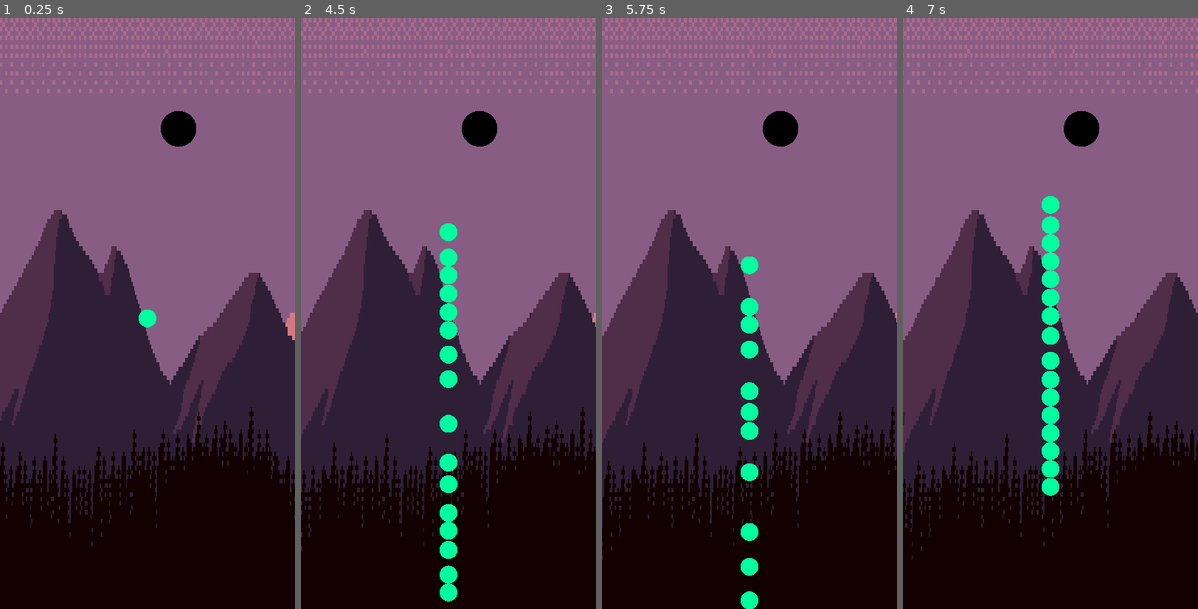
Above: before the commit, frames 1-4 (left to right).
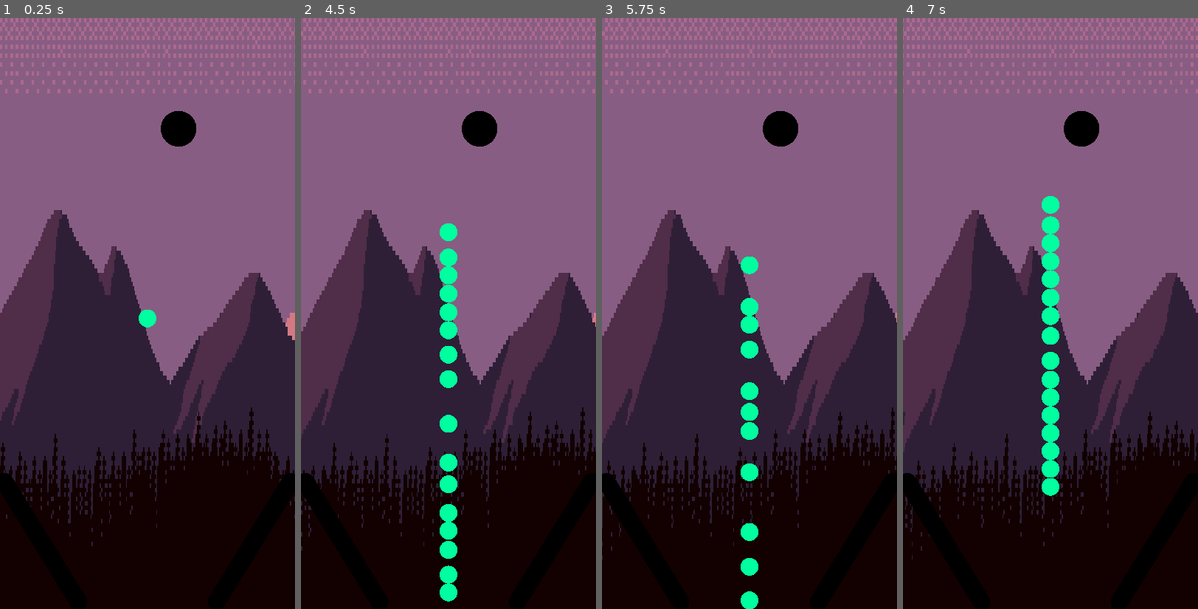
Above: after the commit, the same moments.

Repository: zodywoolsey/bounce
Game: Godot game, scene res://goalMode.tscn
Same seed, same stepped clock (60 frames per second), same inputs: the game is played once before the commit and once after it.
Inputs (mouse positions are in pixels of both pictures, inside the frame that each line leads up to):
- Up to frame 1 (0.25 s): no input
- Up to frame 2 (4.5 s): tap Enter (ui_accept) at 0.5, 0.77, 1.52, 3.02, 3.77 s; move the mouse to (513, 283) at 0.52 s; hold Right (ui_right) 0.53-1.28 s; move the mouse to (389, 343) at 1.27 s; hold Left (ui_left) 1.28-2.03 s; move the mouse to (478, 183) at 2.02 s; hold Right (ui_right) 2.03-3.53 s; move the mouse to (433, 431) at 2.77 s; move the mouse to (537, 402) at 3.52 s; hold Left (ui_left) from 3.53 s (still down); move the mouse to (360, 224) at 4.27 s
- Up to frame 3 (5.75 s): keep holding Left (ui_left); tap Enter (ui_accept) at 4.52 s; move the mouse to (764, 313) at 5.02 s
- Up to frame 4 (7 s): move the mouse to (1006, 165) at 5.77 s; release Left (ui_left) at 5.78 s; hold Right (ui_right) from 5.78 s (still down); tap Enter (ui_accept) at 6.02, 6.77 s; move the mouse to (1115, 283) at 6.52 s

The runs differ from the first frame. In frame 1, 0.1% of the frame differs, in the area x 1-100%, y 77-87%; in frame 2, 0.1%; in frame 3, 0.1%; in frame 4, 0.2%, in the area x 0-13%, y 77-88%.

Commit message:
changed input map for controller

Diff:
--- a/goalMode.tscn
+++ b/goalMode.tscn
@@ -1,8 +1,9 @@
-[gd_scene load_steps=9 format=3 uid="uid://cdvwtj5qjgqch"]
+[gd_scene load_steps=10 format=3 uid="uid://cdvwtj5qjgqch"]
 
 [ext_resource type="Script" path="res://spawner/spawner3d.gd" id="1_ogaif"]
 [ext_resource type="PackedScene" path="res://assets/parallax mountain/scene/mountainBackground.tscn" id="2_k0gxb"]
 [ext_resource type="PackedScene" uid="uid://o2xf3wf4w6mc" path="res://spawner/goals.tscn" id="3_1wv1c"]
+[ext_resource type="PackedScene" uid="uid://c2x8b3na6h63e" path="res://players/paddles.tscn" id="4_3ct6n"]
 
 [sub_resource type="WorldBoundaryShape3D" id="WorldBoundaryShape3D_w4i4b"]
 
@@ -75,4 +76,8 @@
 rangex = 15.0
 rangey = 20.0
 
+[node name="paddles" parent="." instance=ExtResource("4_3ct6n")]
+transform = Transform3D(1, 0, 0, 0, 1, 0, 0, 0, 1, 0, -9.39578, 0)
+length = 8.875
+
 [connection signal="body_entered" from="deleteBoundary" to="deleteBoundary" method="_on_body_entered"]
--- a/menu.tscn
+++ b/menu.tscn
@@ -68,7 +68,6 @@
 
 [node name="ColorRect" type="ColorRect" parent="."]
 material = SubResource("ShaderMaterial_tlu1l")
-layout_mode = 1
 anchors_preset = 15
 anchor_right = 1.0
 anchor_bottom = 1.0
@@ -78,7 +77,6 @@
 
 [node name="Panel" type="Panel" parent="."]
 custom_minimum_size = Vector2(250, 250)
-layout_mode = 1
 anchors_preset = 8
 anchor_left = 0.5
 anchor_top = 0.5
@@ -92,7 +90,6 @@
 grow_vertical = 2
 
 [node name="VBoxContainer" type="VBoxContainer" parent="Panel"]
-layout_mode = 1
 anchors_preset = 13
 anchor_left = 0.5
 anchor_right = 0.5
@@ -103,24 +100,34 @@
 
 [node name="Button" type="Button" parent="Panel/VBoxContainer"]
 custom_minimum_size = Vector2(100, 50)
-layout_mode = 2
+offset_top = 38.0
+offset_right = 100.0
+offset_bottom = 88.0
 text = "Test"
 script = SubResource("GDScript_q0wpq")
 
 [node name="HSeparator" type="HSeparator" parent="Panel/VBoxContainer"]
-layout_mode = 2
+offset_top = 92.0
+offset_right = 100.0
+offset_bottom = 96.0
 theme_type_variation = &"transparentHSeparator"
 
 [node name="Button2" type="Button" parent="Panel/VBoxContainer"]
 custom_minimum_size = Vector2(100, 50)
-layout_mode = 2
+offset_top = 100.0
+offset_right = 100.0
+offset_bottom = 150.0
 text = "Test"
 
 [node name="HSeparator2" type="HSeparator" parent="Panel/VBoxContainer"]
-layout_mode = 2
+offset_top = 154.0
+offset_right = 100.0
+offset_bottom = 158.0
 theme_type_variation = &"transparentHSeparator"
 
 [node name="Button3" type="Button" parent="Panel/VBoxContainer"]
 custom_minimum_size = Vector2(100, 50)
-layout_mode = 2
+offset_top = 162.0
+offset_right = 100.0
+offset_bottom = 212.0
 text = "Test"
--- a/players/paddles.gd
+++ b/players/paddles.gd
@@ -1,4 +1,3 @@
-@tool
 extends Node3D
 
 @export var separation = 8.0
@@ -49,12 +48,12 @@
 		lp_col.shape.radius = width
 		lp_mesh.mesh.height = length
 		lp_mesh.mesh.radius = width
-	if Input.is_action_pressed("ui_right") and right_paddle.rotation.z > 0:
-			right_paddle.rotation.z = lerp_angle(right_paddle.rotation.z,0,power)
+	if Input.is_action_pressed("right") and right_paddle.rotation.z > 0:
+			right_paddle.rotation.z = lerp_angle(right_paddle.rotation.z,0,power*Input.get_action_strength("right"))
 	else:
 		if right_paddle.rotation.z < 45:
 			right_paddle.rotation.z = lerp_angle(right_paddle.rotation.z,45,power)
-	if Input.is_action_pressed("ui_left") and left_paddle.rotation.z < 0:
+	if Input.is_action_pressed("left") and left_paddle.rotation.z < 0:
 			left_paddle.rotation.z = lerp_angle(left_paddle.rotation.z,0,power)
 	else:
 		if left_paddle.rotation.z > -45:
--- a/players/spinner.gd
+++ b/players/spinner.gd
@@ -7,9 +7,9 @@
 	pass
 
 func _physics_process(delta):
-	if Input.is_action_pressed("ui_right"):
+	if Input.is_action_pressed("right"):
 		rotateVelocity += rotateSpeed*delta
-	if Input.is_action_pressed("ui_left"):
+	if Input.is_action_pressed("left"):
 		rotateVelocity -= rotateSpeed*delta
 	rotate(Vector3.FORWARD,rotateVelocity)
 #	if !Input.is_action_pressed("ui_right") and !Input.is_action_pressed("ui_left"):
--- a/project.godot
+++ b/project.godot
@@ -20,6 +20,19 @@
 window/size/viewport_width=500
 window/size/viewport_height=1000
 
+[input]
+
+left={
+"deadzone": 0.5,
+"events": [Object(InputEventJoypadMotion,"resource_local_to_scene":false,"resource_name":"","device":-1,"axis":4,"axis_value":1.0,"script":null)
+]
+}
+right={
+"deadzone": 0.5,
+"events": [Object(InputEventJoypadMotion,"resource_local_to_scene":false,"resource_name":"","device":-1,"axis":5,"axis_value":1.0,"script":null)
+]
+}
+
 [physics]
 
 common/physics_ticks_per_second=120
